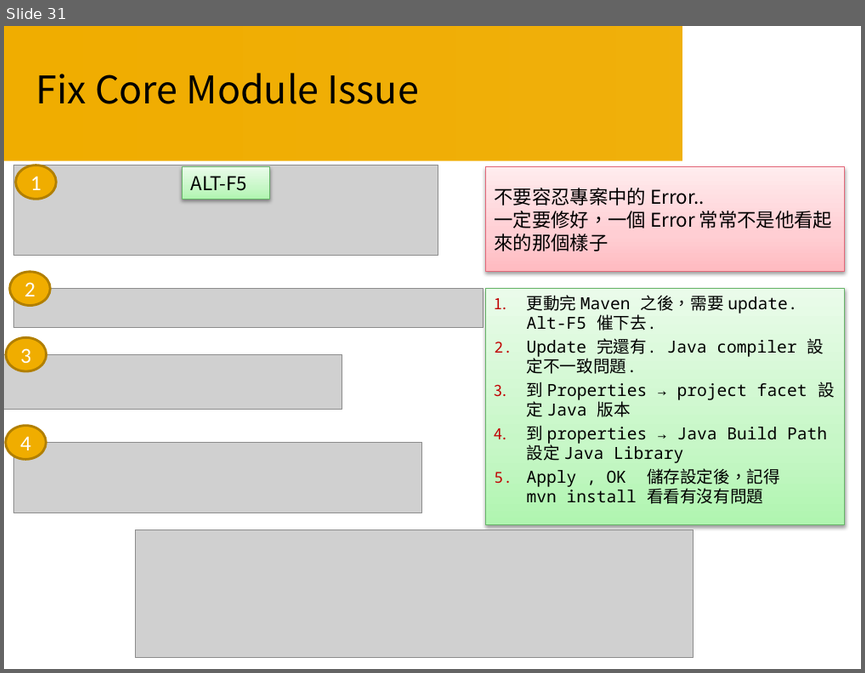
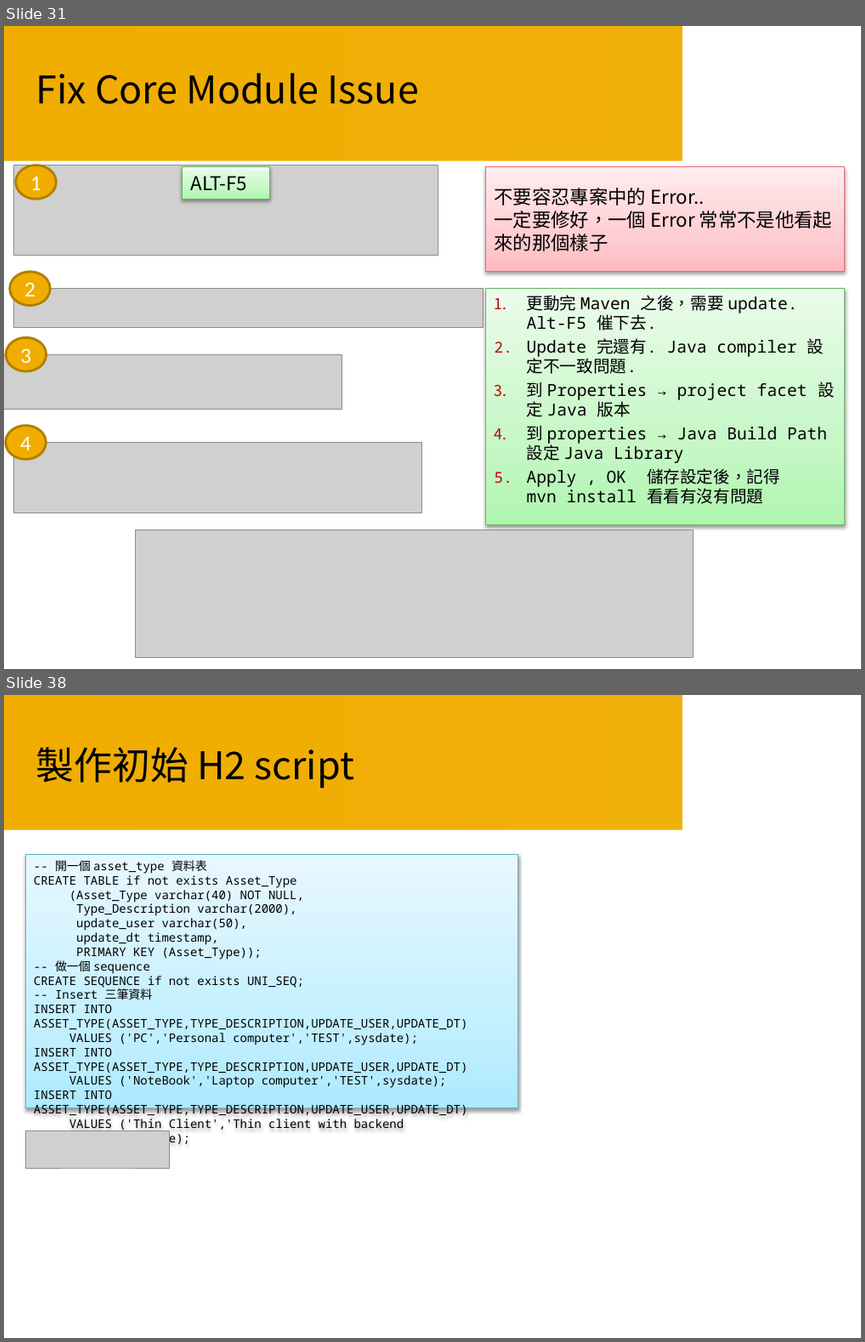
Before and after one commit to Smoker21/Course, a slide deck: Course05/Java Course 05.pptx. Shown one above the other, each under a label of ours: slide 31 before the commit, slides 31 and 38 after it; the slides between them are not shown. The pictures are 865x673 and 865x1342 pixels, drawn with LibreOffice and Linux fonts; fonts in the diff are those of the drawing; grey boxes stand for pictures; background and template pictures are left out. Boxes give left, top, right and bottom in pixels: in the first picture for what was removed or moved away, otherwise in the second. Text is boxed around its words. In the diff, an @@ line names an element or a change of style, - is before the commit and + after.

```diff
--- a/Course05/Java Course 05.pptx
+++ b/Course05/Java Course 05.pptx
@@ slide 38 added at <box>4,695,861,1338</box>, background #FFFFFF; not listed: 1 template element that a slide beside it also shows @@
@@ title added at <box>36,747,354,789</box>, 32 pt, text #000000 @@
+製作初始 H2 script
@@ rectangle added at <box>25,854,518,1108</box>, fill gradient #ADE9FF to #C5EFFF to #E9F9FF, outline #5BB3CA 0.75 pt, 10 pt, text #000000 @@
+-- 開一個 asset_type 資料表
+CREATE TABLE if not exists Asset_Type
+(Asset_Type varchar(40) NOT NULL,
+Type_Description varchar(2000),
+update_user varchar(50),
+update_dt timestamp,
+PRIMARY KEY (Asset_Type));
+-- 做一個 sequence
+CREATE SEQUENCE if not exists UNI_SEQ;
+-- Insert 三筆資料
+INSERT INTO ASSET_TYPE(ASSET_TYPE,TYPE_DESCRIPTION,UPDATE_USER,UPDATE_DT)
+VALUES ('PC','Personal computer','TEST',sysdate);
+INSERT INTO ASSET_TYPE(ASSET_TYPE,TYPE_DESCRIPTION,UPDATE_USER,UPDATE_DT)
+VALUES ('NoteBook','Laptop computer','TEST',sysdate);
+INSERT INTO ASSET_TYPE(ASSET_TYPE,TYPE_DESCRIPTION,UPDATE_USER,UPDATE_DT)
+VALUES ('Thin Client','Thin client with backend host','TEST',sysdate);
@@ picture added at <box>25,1131,170,1168</box> @@
```
Also in this commit, not shown: 4 slides changed, 5 other slides added, 1 slide removed, 9 other files.
